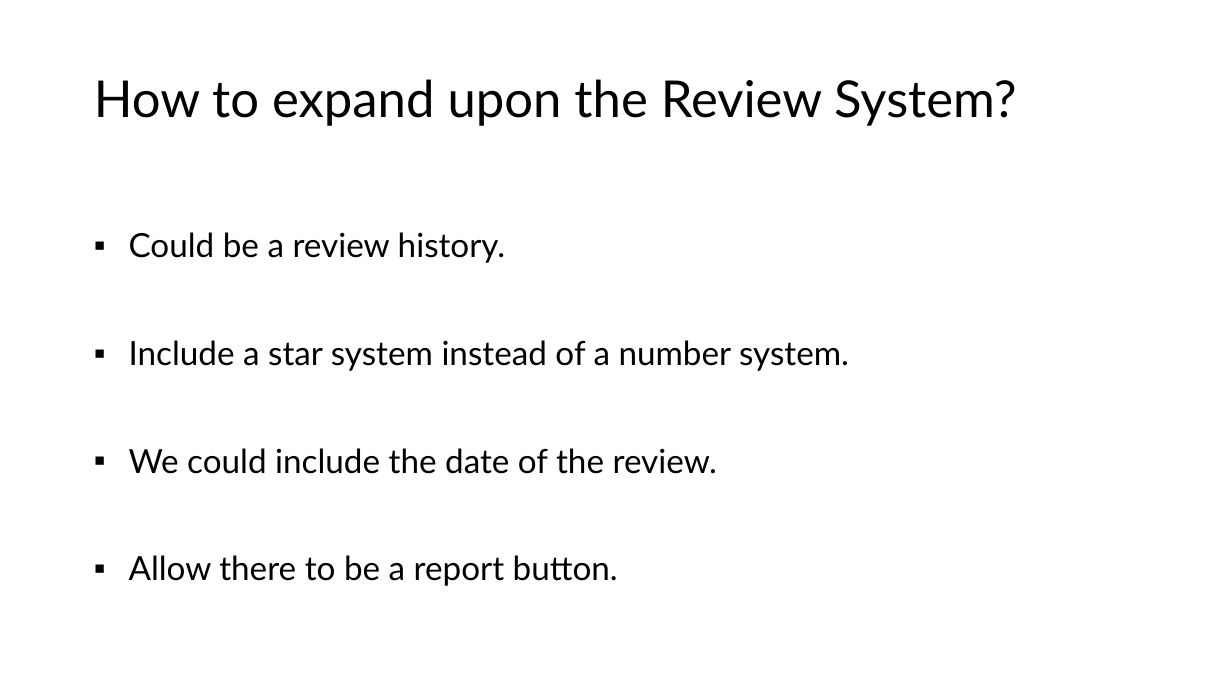
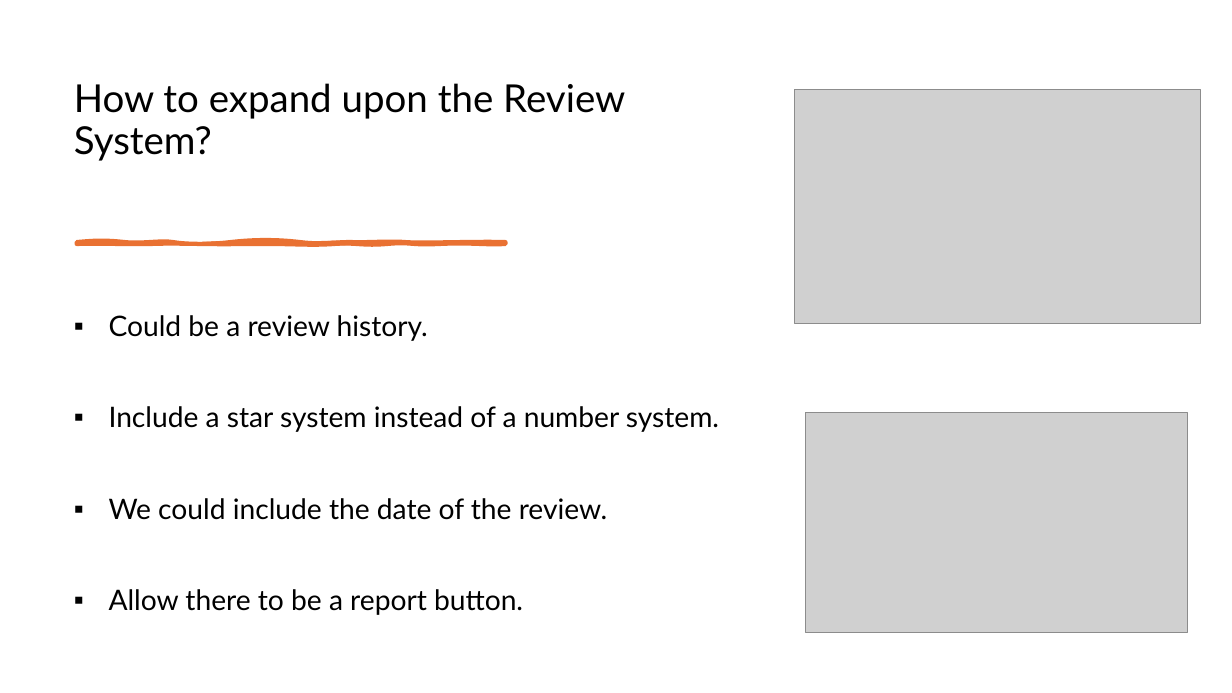
Before and after one commit to algx23/IBM-SkillsBuild-Gamification, a slide deck: slide 25 of Group32Presentation.pptx. Drawn at 1232x693 pixels with LibreOffice and Linux fonts; fonts in the diff are those of the drawing; grey boxes stand for pictures. Boxes give left, top, right and bottom in pixels: in the first picture for what was removed or moved away, otherwise in the second. Text is boxed around its words. In the diff, an @@ line names an element or a change of style, - is before the commit and + after.

Commit message:
Updated group 32 presentation

```diff
--- a/Group32Presentation.pptx
+++ b/Group32Presentation.pptx
@@ title "How to expand upon the ...": place and size @@
-title "How to expand upon the ..." at [94,79,1016,126]
+title "How to expand upon the ..." at [74,83,625,161]
@@ title "How to expand upon the ..." at [74,83,625,161]: size 39.6 to 30 pt; vertical alignment middle to bottom @@
@@ picture added at [795,90,1201,323] @@
@@ freeform shape added at [77,242,506,244], fill #E97132, outline #E97132 3.25 pt @@
@@ text "Could be a review history.": place and size @@
-text "Could be a review history." at [129,232,849,586]
+text "Could be a review history." at [109,315,719,615]
@@ text "Could be a review history." at [109,315,719,615]: size 25.9 to 22 pt @@
@@ picture added at [806,412,1188,632] @@
```
